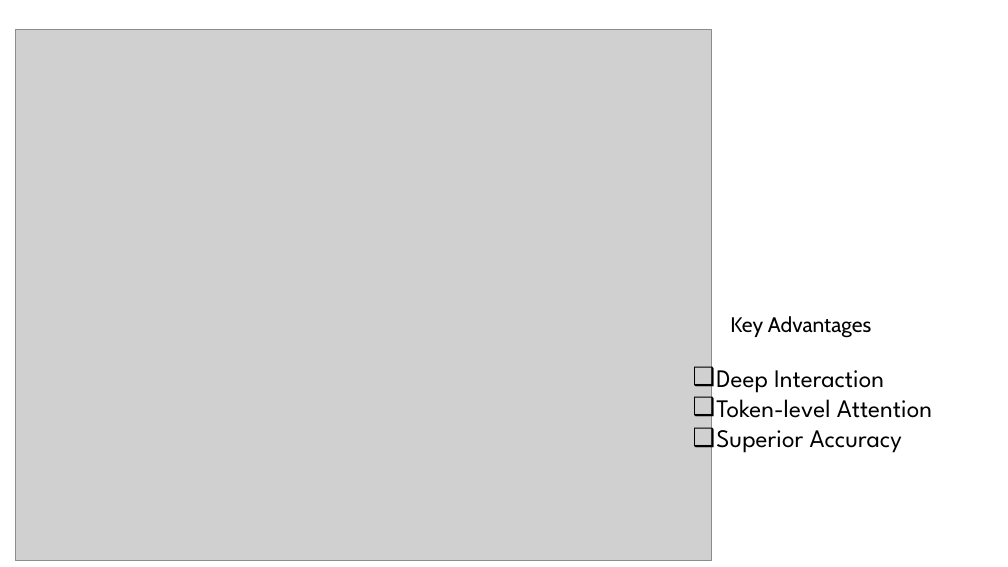
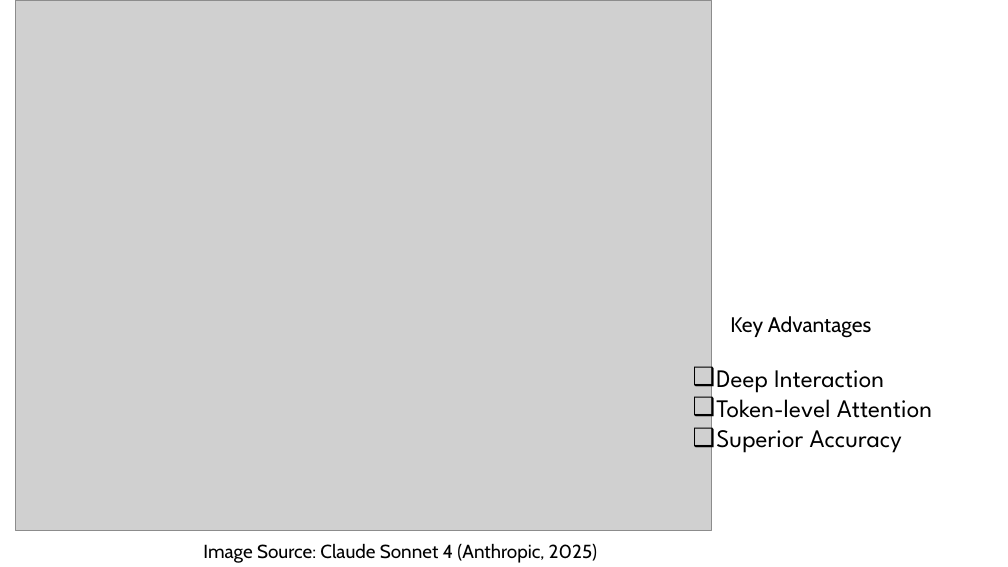
Before and after one commit to skfrost19/cross-encoder-modal, a slide deck: slide 7 of cross_encoder/thesis/Thesis_presentation.pptx. Drawn at 1008x567 pixels with LibreOffice and Linux fonts; fonts in the diff are those of the drawing; grey boxes stand for pictures; background and template pictures are left out. Boxes give left, top, right and bottom in pixels: in the first picture for what was removed or moved away, otherwise in the second. Text is boxed around its words. In the diff, an @@ line names an element or a change of style, - is before the commit and + after.

```diff
--- a/cross_encoder/thesis/Thesis_presentation.pptx
+++ b/cross_encoder/thesis/Thesis_presentation.pptx
@@ picture: place and size @@
-picture at box(16, 29, 712, 560)
+picture at box(16, 0, 712, 530)
@@ text added at box(203, 543, 597, 563), 18 pt, text #000000 @@
+Image Source: Claude Sonnet 4 (Anthropic, 2025)
```
Also in this commit, not shown: 2 other slides changed, 4 other files.
